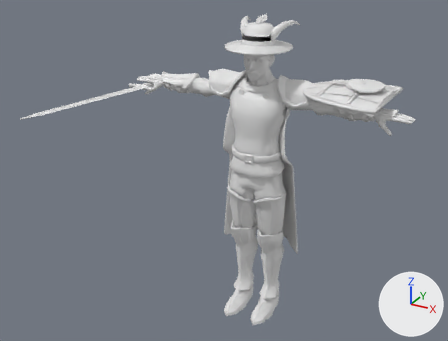
The glTF model unity/Tools~/models/heroes_hd/SB_Hero_dunstan_HD.glb: old version first, new version second.
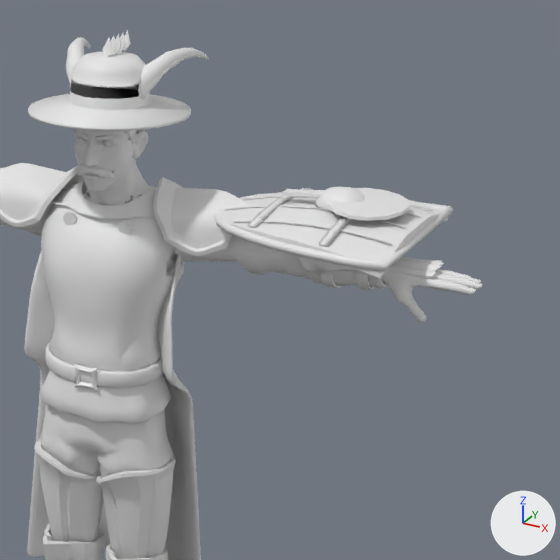
Old and new are each drawn whole from a 50 mm lens placed at (1.52, -3.16, 2.53), pointed at (-0.09, -0.23, 1.06) and again close up on the part from 47% to 100% of the width and 0% to 69% of the height. Lighting does not change. The marker at lower right points along +X, +Y and +Z. The last two pictures show the newer version. Vertices at exactly the same position are counted once.

Script lines for the objects in view, before the commit:
```python
me_face = bpy.data.meshes.new('Face')
me_face.from_pydata(...)  # 13682 vertices, 23248 faces; spans x -1.03..0.9, y -0.86..0.32, z -0.01..1.93
ob_sb_hero_dunstan = bpy.data.objects.new('SB_Hero_dunstan', me_face)
ob_sb_hero_dunstan.location = (0.0, 0.0, 0.0)
```
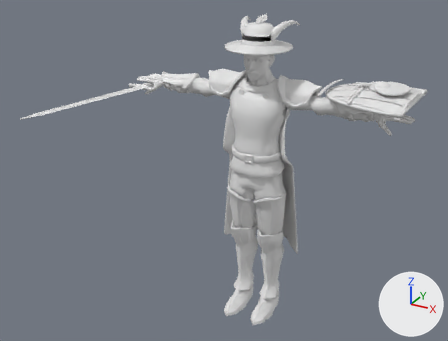
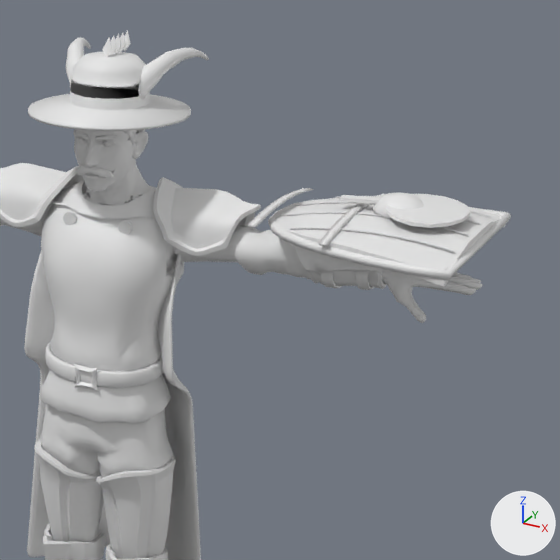
Patch to the scene script:
```diff
--- a/unity/Tools~/models/heroes_hd/SB_Hero_dunstan_HD.glb.py
+++ b/unity/Tools~/models/heroes_hd/SB_Hero_dunstan_HD.glb.py
@@ me_face @@
 me_face.from_pydata(...)  # 13682 vertices, 23248 faces; spans x -1.03..0.9, y -0.86..0.32, z -0.01..1.93
 # used by ob_sb_hero_dunstan; location = (0.0, 0.0, 0.0)
+# me_face part 1: the loose piece of 122 vertices spanning x 0.28..0.75, y -0.19..0.31, z 1.52..1.58 is moved by (0.14, 0.0, 0.0)
+# me_face part 2: the loose piece of 85 vertices spanning x 0.27..0.76, y -0.19..0.32, z 1.53..1.55 is moved by (0.14, 0.0, 0.0)
+# me_face part 3: the loose piece of 28 vertices spanning x 0.37..0.74, y 0.21..0.23, z 1.55..1.58 is moved by (0.14, 0.0, 0.0)
+# me_face part 4: the loose piece of 28 vertices spanning x 0.3..0.73, y 0.11..0.13, z 1.55..1.59 is moved by (0.14, 0.0, 0.0)
+# me_face part 5: the loose piece of 28 vertices spanning x 0.29..0.73, y 0.01..0.03, z 1.55..1.59 is moved by (0.14, 0.0, 0.0)
+# me_face part 6: the loose piece of 28 vertices spanning x 0.36..0.73, y -0.09..-0.07, z 1.55..1.58 is moved by (0.14, 0.0, 0.0)
+# me_face part 7: the loose piece of 49 vertices spanning x 0.5..0.62, y 0.01..0.13, z 1.59..1.63 is moved by (0.14, 0.0, 0.0)
+# me_face part 8: the loose piece of 8 vertices spanning x 0.42..0.56, y 0.05..0.09, z 1.6..1.61 is moved by (0.14, 0.0, 0.0)
+# me_face part 9: the loose piece of 28 vertices spanning x 0.53..0.71, y -0.05..0.19, z 1.59..1.61 is moved by (0.14, 0.0, 0.0)
```

Pixel boxes (x1, y1, x2, y2) of what changed, in the close-ups (560 x 560 px; the box of a moved part takes in the faces that stretch with it):
'SB_Hero_dunstan', reshaped
    before: (0, 30, 483, 560)
    after: (0, 30, 511, 560)
part 1 of me_face, moved or reshaped
    before: (221, 192, 448, 278)
    after: (275, 198, 506, 287)
part 2 of me_face, moved or reshaped
    before: (214, 193, 454, 272)
    after: (268, 199, 511, 280)
part 3 of me_face, moved or reshaped
    before: (312, 190, 433, 211)
    after: (336, 196, 492, 217)
part 4 of me_face, moved or reshaped
    before: (242, 196, 421, 217)
    after: (295, 202, 480, 224)
part 5 of me_face, moved or reshaped
    before: (225, 206, 407, 228)
    after: (279, 212, 468, 235)
part 6 of me_face, moved or reshaped
    before: (234, 221, 392, 245)
    after: (290, 227, 455, 252)
part 7 of me_face, moved or reshaped
    before: (316, 187, 365, 213)
    after: (373, 193, 424, 219)
part 8 of me_face, moved or reshaped
    before: (283, 189, 324, 198)
    after: (338, 195, 382, 204)
part 9 of me_face, moved or reshaped
    before: (327, 188, 410, 221)
    after: (385, 194, 470, 228)
